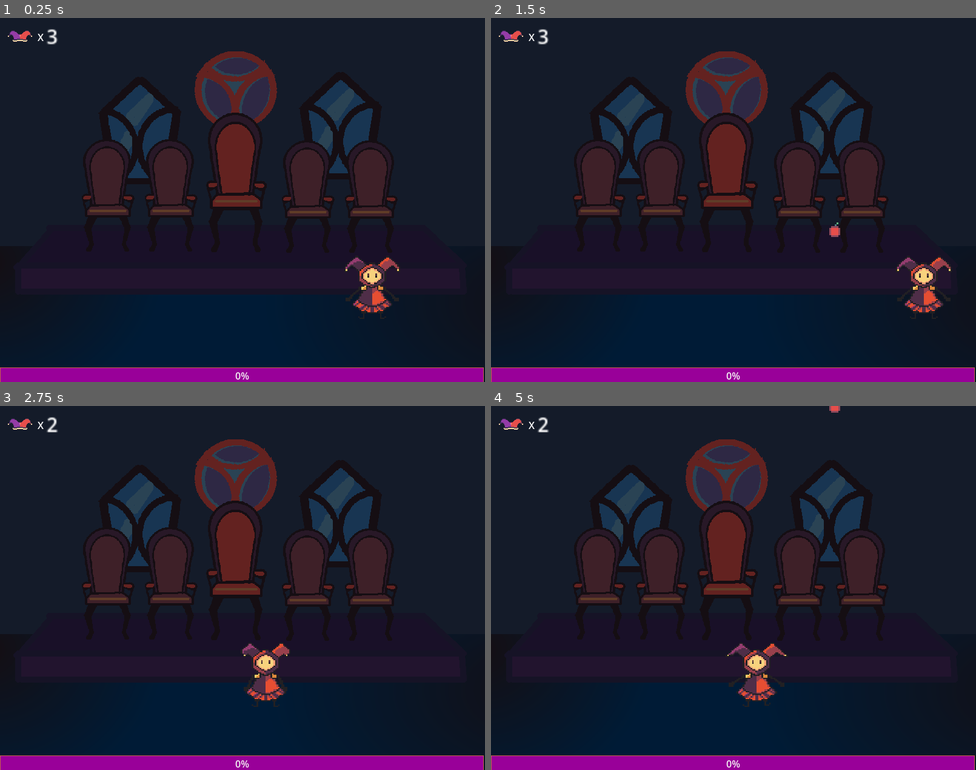
Above: before the commit, frames 1-4 (two rows, left to right).
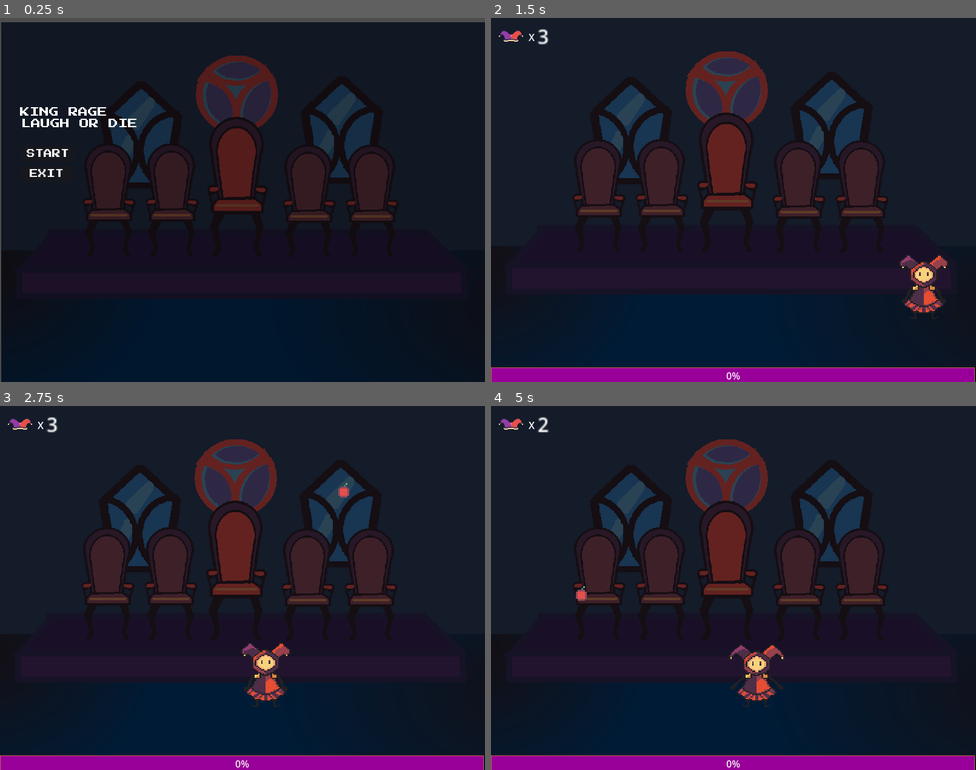
Above: after the commit, the same moments.

Repository: ewa1do/king_rage
Game: Godot game, scene res://menu.tscn
Same seed, same stepped clock (60 frames per second), same inputs: the game is played once before the commit and once after it. Before the commit the project starts from res://scenes/game.tscn.
Inputs (mouse positions are in pixels of both pictures, inside the frame that each line leads up to):
- Up to frame 1 (0.25 s): no input
- Up to frame 2 (1.5 s): click (539, 152) at 0.5 s, where only the run after the commit has a clickable "START"; hold D (move_right) from 1.28 s (still down)
- Up to frame 3 (2.75 s): release D (move_right) at 2.03 s; hold A (move_left) from 2.03 s (still down)
- Up to frame 4 (5 s): release A (move_left) at 2.78 s; hold D (move_right) 2.78-4.28 s; hold A (move_left) from 4.28 s (still down)

The runs differ from the first frame. In frame 1, 12% of the frame differs, in the area x 0-100%, y 0-100%; in frame 2, 0.3%; in frame 3, 0.1%; in frame 4, 0.4%.

Commit message:
menu de adeveras

Diff:
--- /dev/null
+++ b/menu.gd
@@ -0,0 +1,16 @@
+class_name MainMenu
+extends Control
+
+@onready var start_button = $MarginContainer/VBoxContainer/separador2/Button
+@onready var exit_button = $MarginContainer/VBoxContainer/separador2/Button2
+@onready var next_room =preload("res://scenes/game.tscn") as PackedScene
+
+func _ready():
+	start_button.button_down.connect(on_start_pressed)
+	exit_button.button_down.connect(on_exit_pressed)
+
+func on_start_pressed() -> void:
+	get_tree().change_scene_to_packed(next_room)
+
+func on_exit_pressed() -> void:
+	get_tree().quit()
--- /dev/null
+++ b/menu.tscn
@@ -0,0 +1,83 @@
+[gd_scene load_steps=4 format=3 uid="uid://dcnns8an3j48i"]
+
+[ext_resource type="Script" path="res://menu.gd" id="1_62da1"]
+[ext_resource type="Texture2D" uid="uid://chh4pqqtqmda3" path="res://assets/textures/Fondo.png" id="2_t0umh"]
+[ext_resource type="FontFile" uid="uid://cmnqvm8u5pm3p" path="res://assets/font/PressStart2P-Regular.ttf" id="3_gncxa"]
+
+[node name="menu" type="Control"]
+layout_mode = 3
+anchors_preset = 15
+anchor_right = 1.0
+anchor_bottom = 1.0
+grow_horizontal = 2
+grow_vertical = 2
+script = ExtResource("1_62da1")
+
+[node name="Sprite2D" type="Sprite2D" parent="."]
+modulate = Color(0.364706, 0.364706, 0.364706, 1)
+position = Vector2(402, 307)
+texture = ExtResource("2_t0umh")
+
+[node name="Sprite2D2" type="Sprite2D" parent="."]
+
+[node name="MarginContainer" type="MarginContainer" parent="."]
+layout_mode = 0
+offset_right = 40.0
+offset_bottom = 40.0
+
+[node name="VBoxContainer" type="VBoxContainer" parent="MarginContainer"]
+layout_mode = 2
+
+[node name="separador" type="Control" parent="MarginContainer/VBoxContainer"]
+layout_mode = 2
+
+[node name="Label" type="Label" parent="MarginContainer/VBoxContainer/separador"]
+texture_filter = 1
+texture_repeat = 1
+layout_mode = 2
+offset_left = 33.0
+offset_top = 147.0
+offset_right = 177.0
+offset_bottom = 170.0
+theme_override_fonts/font = ExtResource("3_gncxa")
+text = "KING RAGE"
+
+[node name="Label2" type="Label" parent="MarginContainer/VBoxContainer/separador"]
+texture_filter = 1
+texture_repeat = 1
+layout_mode = 2
+offset_left = 35.0
+offset_top = 166.0
+offset_right = 227.0
+offset_bottom = 189.0
+theme_override_fonts/font = ExtResource("3_gncxa")
+theme_override_font_sizes/font_size = 16
+text = "LAUGH OR DIE"
+
+[node name="separador2" type="Control" parent="MarginContainer/VBoxContainer"]
+layout_mode = 2
+
+[node name="Button" type="Button" parent="MarginContainer/VBoxContainer/separador2"]
+texture_filter = 1
+texture_repeat = 1
+layout_mode = 0
+offset_left = 35.0
+offset_top = 207.0
+offset_right = 123.0
+offset_bottom = 233.0
+theme_override_colors/font_color = Color(1, 1, 1, 1)
+theme_override_fonts/font = ExtResource("3_gncxa")
+theme_override_font_sizes/font_size = 14
+text = "START"
+
+[node name="Button2" type="Button" parent="MarginContainer/VBoxContainer/separador2"]
+texture_filter = 1
+texture_repeat = 1
+offset_left = 33.0
+offset_top = 240.0
+offset_right = 121.0
+offset_bottom = 266.0
+theme_override_colors/font_color = Color(1, 1, 1, 1)
+theme_override_fonts/font = ExtResource("3_gncxa")
+theme_override_font_sizes/font_size = 14
+text = "EXIT"
--- a/project.godot
+++ b/project.godot
@@ -11,7 +11,7 @@
 [application]
 
 config/name="Make Me Laugh"
-run/main_scene="res://scenes/game.tscn"
+run/main_scene="res://menu.tscn"
 config/features=PackedStringArray("4.2", "GL Compatibility")
 config/icon="res://icon.svg"
 
